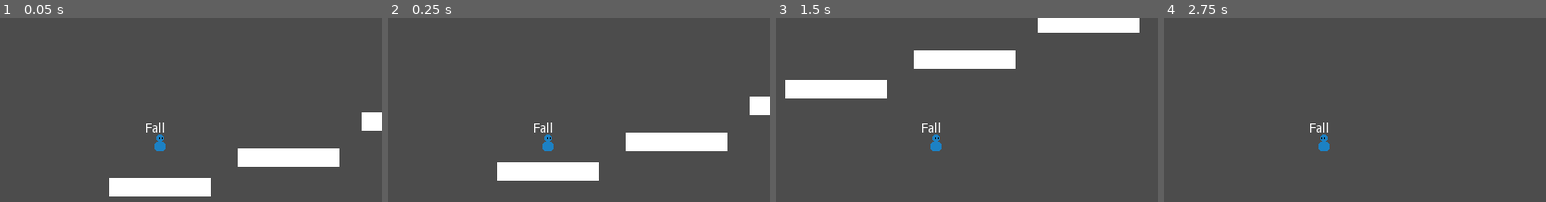
Above: before the commit, frames 1-4 (left to right).
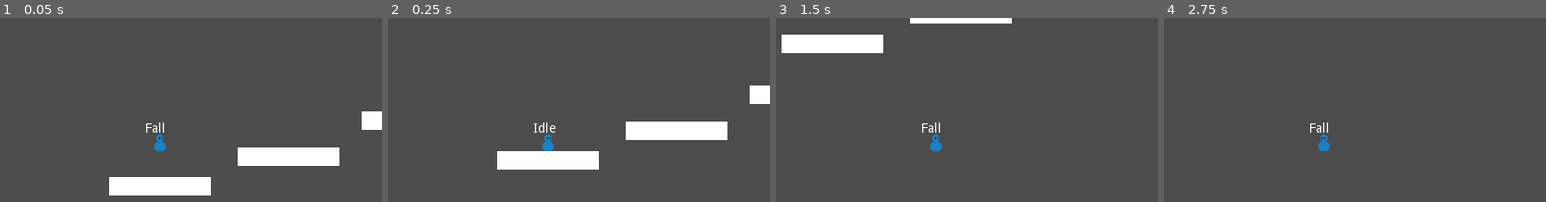
Above: after the commit, the same moments.

Repository: VuurMos/godot-3.5-platformer-character-controller
Game: Godot game, scene res://Game.tscn
Two runs of this game, one before a commit and one after it. Both use one fixed random seed, a clock stepped at 60 frames per second and the inputs below.
Inputs:
- Up to frame 1 (0.05 s): no input
- Up to frame 2 (0.25 s): no input
- Up to frame 3 (1.5 s): hold Space (jump) 0.53-1.28 s; hold Right (right) from 0.53 s (still down); tap Space (jump) at 1.35 s
- Up to frame 4 (2.75 s): tap Space (jump) at 1.52, 1.82 s; tap Enter at 2 s; release Right (right) at 2.03 s; hold Left (left) from 2.03 s (still down); hold Space (jump) from 2.03 s (still down)

The runs differ from the first frame. In frame 1, 0.6% of the frame differs, in the area x 28-100%, y 50-97%; in frame 2, 7.3%; in frame 3, 11%, in the area x 1-96%, y 0-44%; in frame 4, nothing differs.

Commit message:
Added fall gravity and clamped fall speed

Diff:
--- a/platformer-controller/player/platform-controller.gd
+++ b/platformer-controller/player/platform-controller.gd
@@ -4,6 +4,10 @@
 var max_speed := 120
 var acceleration := 500
 var friction := 400
+var jump_force := 200
+var weak_gravity := 10
+var strong_gravity := 20
+var max_fall_velocity := 400
 var velocity := Vector2.ZERO
 var input_direction := 0.0
 var jump_input := false
@@ -31,6 +35,7 @@
 
 func _physics_process(delta):
 	input_direction = _get_input_direction()
+	print(velocity.y)
 
 
 func _get_input_direction():
@@ -61,15 +66,20 @@
 
 
 func add_jump_force():
-	velocity.y = -200
+	velocity.y = -jump_force
 	jump_buffer.stop()
 	coyote_timer.stop()
 
 
-func apply_gravity():
-	velocity.y += 9.8
+func apply_gravity(gravity):
+	velocity.y += gravity
 
 
 func apply_movement():
 	velocity.x = input_direction * max_speed
 	velocity = move_and_slide(velocity, Vector2.UP)
+
+
+func clamp_fall_velocity():
+	if velocity.y > max_fall_velocity:
+		velocity.y = max_fall_velocity
--- a/platformer-controller/player/player-fall-state.gd
+++ b/platformer-controller/player/player-fall-state.gd
@@ -18,8 +18,9 @@
 		player.apply_acceleration(player.input_direction * player.acceleration * delta)
 		player.check_direction_facing()
 
-	player.apply_gravity()
+	player.apply_gravity(player.strong_gravity)
 	player.apply_movement()
+	player.clamp_fall_velocity()
 
 	# If grounded, transition to move or idle states
 	if player.is_on_floor():
--- a/platformer-controller/player/player-idle-state.gd
+++ b/platformer-controller/player/player-idle-state.gd
@@ -5,6 +5,8 @@
 	player.velocity = Vector2.ZERO
 
 func update(delta: float) -> void:
+	player.velocity.y = 0
+
 	# If the player is not grounded, transition to the fall state
 	if !player.is_on_floor():
 		state_machine.transition_to("Fall")
--- a/platformer-controller/player/player-jump-state.gd
+++ b/platformer-controller/player/player-jump-state.gd
@@ -19,7 +19,7 @@
 		player.apply_acceleration(player.input_direction * player.acceleration * delta)
 		player.check_direction_facing()
 
-	player.apply_gravity()
+	player.apply_gravity(player.weak_gravity)
 	player.apply_movement()
 
 	# If y velocity becomes positive, transition to fall state
--- a/platformer-controller/player/player-move-state.gd
+++ b/platformer-controller/player/player-move-state.gd
@@ -13,7 +13,7 @@
 		player.apply_acceleration(player.input_direction * player.acceleration * delta)
 		player.check_direction_facing()
 
-	player.apply_gravity()
+	player.velocity.y = 0
 	player.apply_movement()
 
 	# If the player is not grounded, transition to the fall state
--- a/platformer-controller/player/player-state-machine.gd
+++ b/platformer-controller/player/player-state-machine.gd
@@ -36,4 +36,3 @@
 	state = get_node(target_state_name)
 	state.enter(msg)
 	emit_signal("transitioned", state.name)
-	print(state.name)
